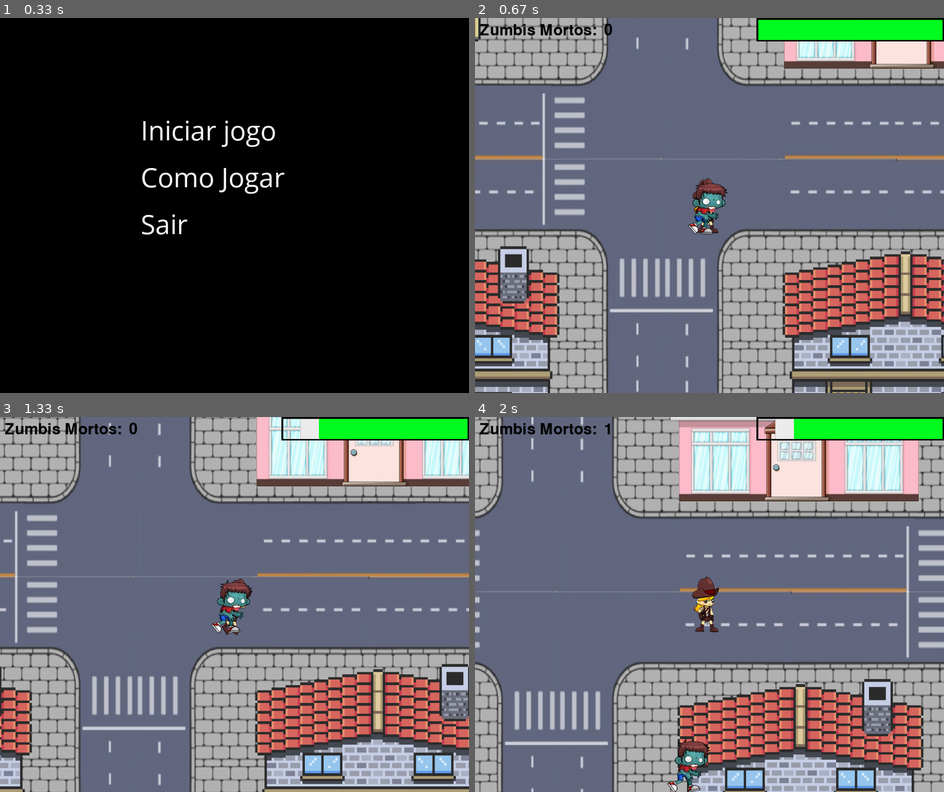
Above: before the commit, frames 1-4 (two rows, left to right).
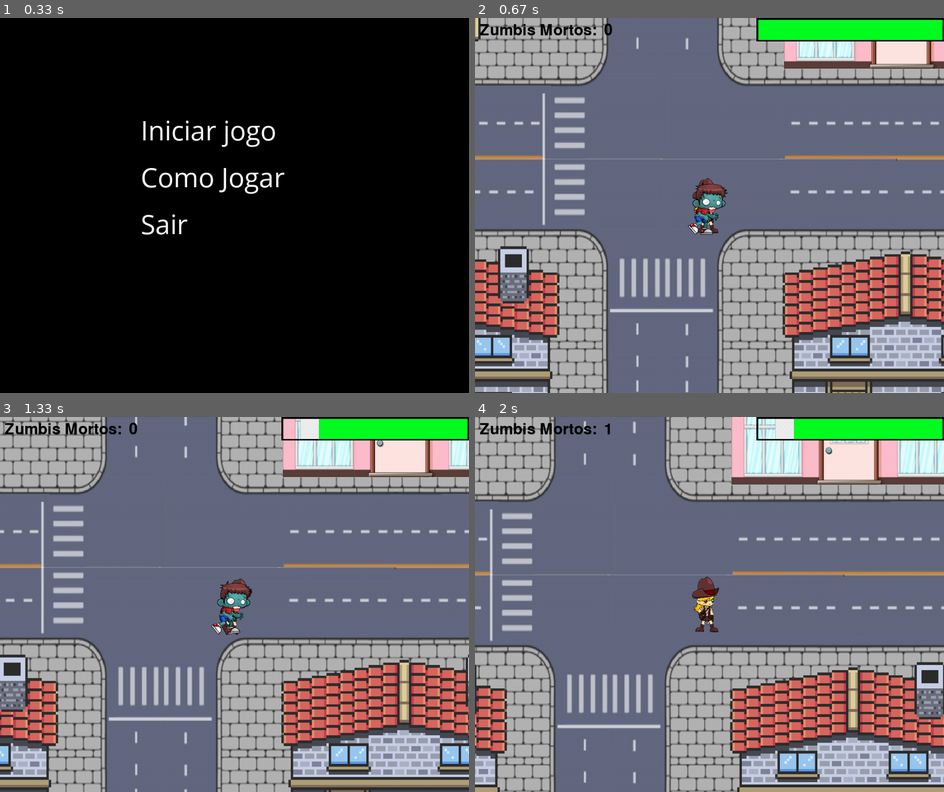
Above: after the commit, the same moments.

Repository: viniciusgomes2005/pygame_GPV
Game: pygame game, started from Futura junta.py
The game is run twice, just before and just after one commit, with the same random seed, the same clock (stepped at 60 frames per second) and the same inputs.
Inputs:
- Up to frame 1 (0.33 s): no input
- Up to frame 2 (0.67 s): click "Iniciar jogo" at 0.38 s
- Up to frame 3 (1.33 s): hold D 0.67-1.13 s; hold W from 1.17 s (still down)
- Up to frame 4 (2 s): release W at 1.47 s; hold D 1.5-1.97 s; tap K at 1.65 s

Frame 1 is identical in both runs. In frame 2, 0.3% of the frame differs, in the area x 45-54%, y 43-58%; in frame 3, 43%; in frame 4, 53%, in the area x 0-100%, y 0-100%.

Commit message:
Update Futura junta.py

Diff:
--- a/Futura junta.py
+++ b/Futura junta.py
@@ -288,7 +288,7 @@
         Quadras.add(quarteirao)
 for i in range (30): # cria 20 Zumbis
     variavel=random.randint(0,len(posicoes_quadra)-1) #Define aleatóriamente onde o Zumbi irá surgir
-    Z = Zombie(assets['Zombie_Anim'],2 ,2,0,0,posicoes_quadra[variavel][0],posicoes_quadra[variavel][1]) # Cria Zumbi
+    Z = Zombie(assets['Zombie_Anim'],1 ,1,0,0,posicoes_quadra[variavel][0],posicoes_quadra[variavel][1]) # Cria Zumbi
     Zombie_Grupo.add(Z) #Adiciona Zumbi no Grupo de Zmubis
 retangulo_cima=casa(assets['black'],-3600,-2900,0,0)
 retangulo_baixo=casa(assets['black'],-3600,1900,0,0)
@@ -363,29 +363,29 @@
             if event.key == pygame.K_w:
                 P1.move= Correndo
                 for quadra in mapa:
-                    quadra.speedy += 2
-                for zumbi in Zombie_Grupo:
-                    zumbi.speedymap +=2
+                    quadra.speedy += 1
+                for zumbi in Zombie_Grupo:
+                    zumbi.speedymap +=1
             elif event.key == pygame.K_s :
                 P1.move=Correndo
                 for quadra in mapa:
-                    quadra.speedy -= 2
-                for zumbi in Zombie_Grupo:
-                    zumbi.speedymap -=2
+                    quadra.speedy -= 1
+                for zumbi in Zombie_Grupo:
+                    zumbi.speedymap -=1
             elif event.key == pygame.K_a :
                 P1.direcao=2
                 P1.move=Correndo
                 for quadra in mapa:
-                    quadra.speedx += 2
-                for zumbi in Zombie_Grupo:
-                    zumbi.speedxmap +=2
+                    quadra.speedx += 1
+                for zumbi in Zombie_Grupo:
+                    zumbi.speedxmap +=1
             elif event.key == pygame.K_d :
                 P1.direcao=1
                 P1.move=Correndo
                 for quadra in mapa:
-                    quadra.speedx -= 2
-                for zumbi in Zombie_Grupo:
-                    zumbi.speedxmap -=2
+                    quadra.speedx -= 1
+                for zumbi in Zombie_Grupo:
+                    zumbi.speedxmap -=1
             elif event.key == pygame.K_l:
                 P1.move=Facada
             elif event.key== pygame.K_k:
@@ -425,16 +425,16 @@
     Player_Grupo.update()
     for zumbi in Zombie_Grupo:
         if hits_Construcoes=={}:
-            zumbi.update()
-        zumbi.move()
+            zumbi.move()
+        zumbi.update()
         zumbi.Animacao()
     if len(bullet_Grupo)!=0:
         bullet_Grupo.update()
     # Atualiza os sprites do Player
     for zumbi in Zombie_Grupo:
         if hits_Construcoes=={}:
-            zumbi.update()
-        zumbi.move()
+            zumbi.move()
+        zumbi.update()
         zumbi.Animacao()
 
     hits_Construcoes= pygame.sprite.groupcollide(Player_Grupo,Construcoes_Grupo,False,False,pygame.sprite.collide_mask) #verifica colisões com os prédios
@@ -479,7 +479,7 @@
         for i in Hit_do_Player.values():
             for i2 in i:
                 posq=random.choice(Quadras.sprites())
-                Z = Zombie(assets['Zombie_Anim'],2,2,0,0,posq.rect.x,posq.rect.y)
+                Z = Zombie(assets['Zombie_Anim'],1,1,0,0,posq.rect.x,posq.rect.y)
                 Zombie_Grupo.add(Z)
                 i2.kill()
         Zumbis_Mortos+=1
@@ -489,7 +489,7 @@
         for i in Hit_da_Bala.values():
             for i2 in i:
                 posq=random.choice(Quadras.sprites())
-                Z = Zombie(assets['Zombie_Anim'],2,2,0,0,posq.rect.x,posq.rect.y)
+                Z = Zombie(assets['Zombie_Anim'],1,1,0,0,posq.rect.x,posq.rect.y)
                 Zombie_Grupo.add(Z)
                 i2.kill()
         Zumbis_Mortos+=1
